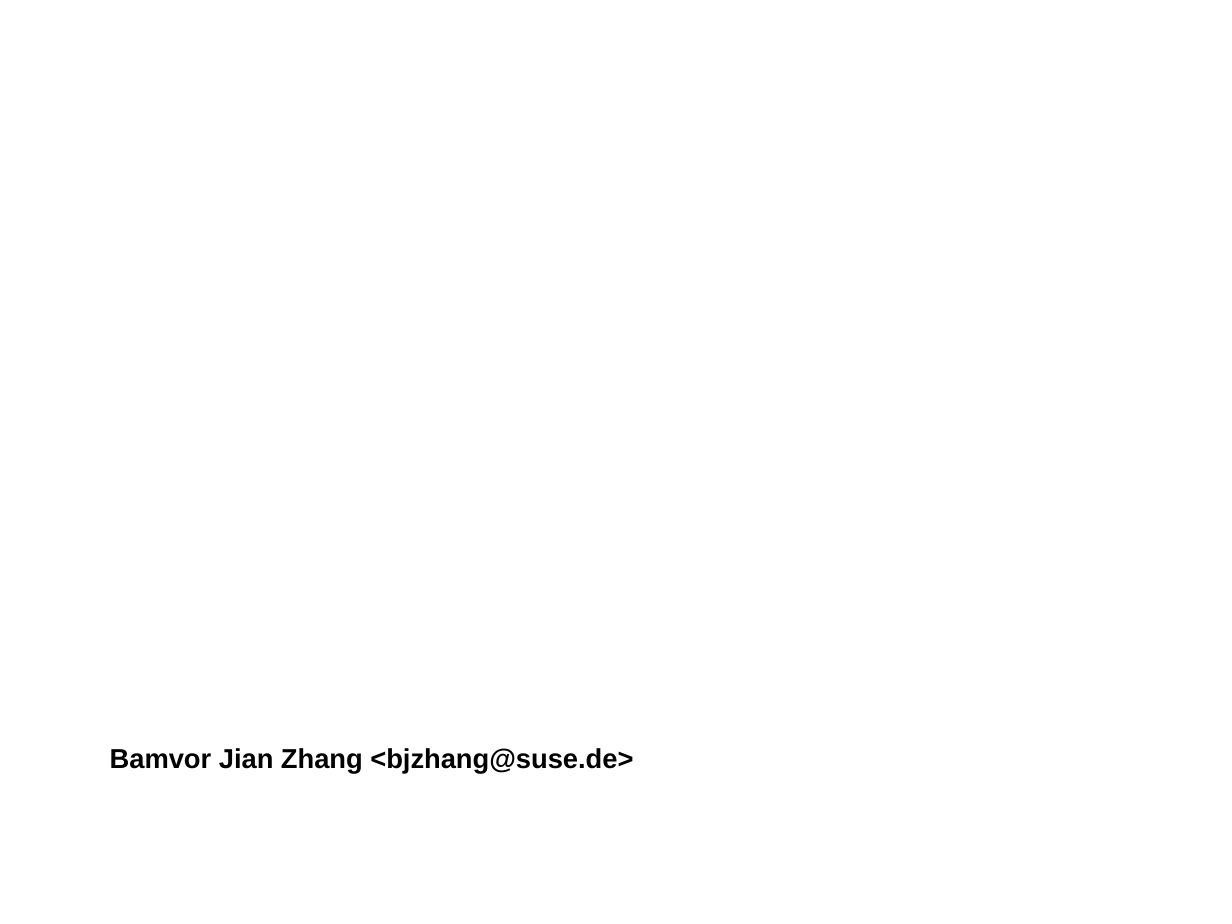
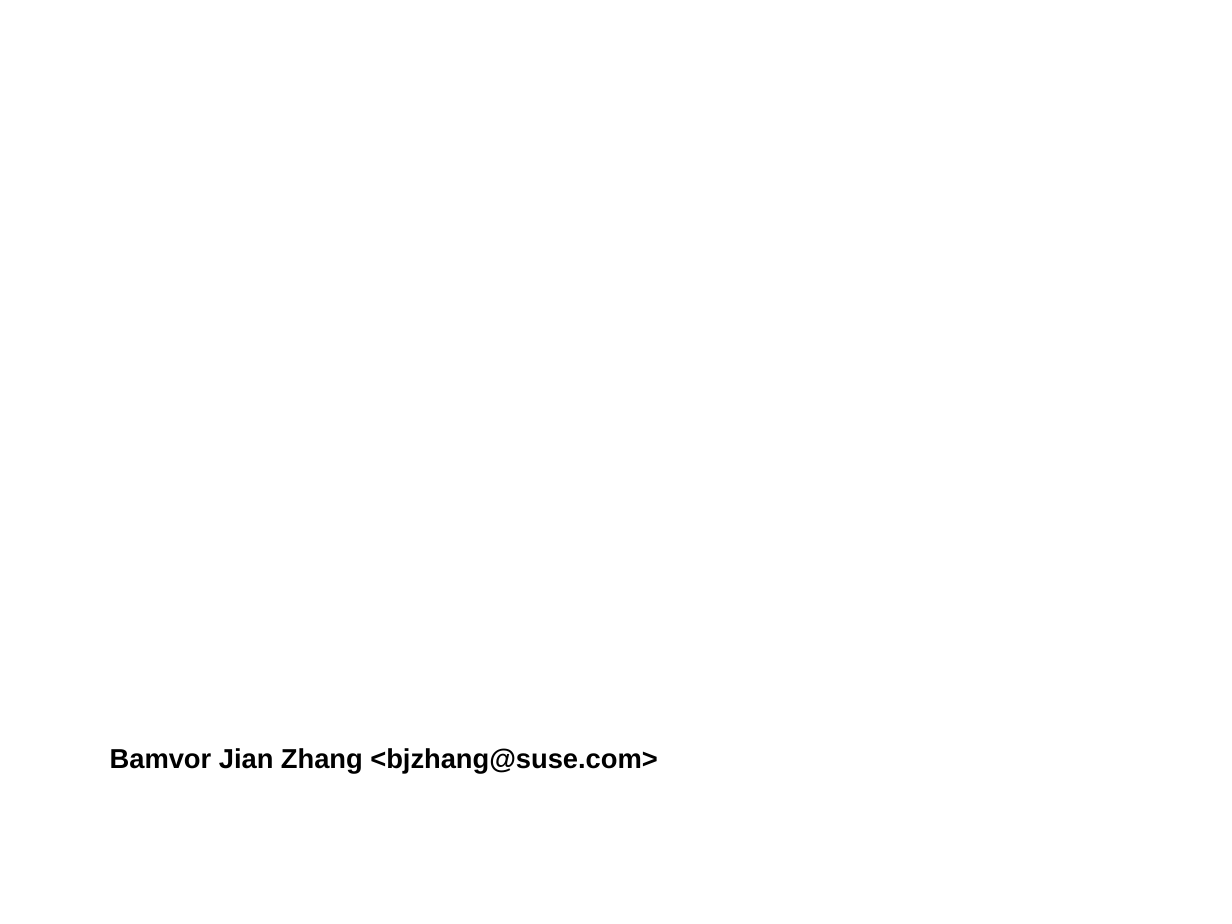
Before and after one commit to bjzhang/open_log, a slide deck: slide 1 of novell/opensuse_arm/opensuse_allwinner_arm.odp. Drawn at 1232x924 pixels with LibreOffice and Linux fonts; fonts in the diff are those of the drawing; background and template pictures are left out. Boxes give left, top, right and bottom in pixels: in the first picture for what was removed or moved away, otherwise in the second. Text is boxed around its words. In the diff, an @@ line names an element or a change of style, - is before the commit and + after.

```diff
--- a/novell/opensuse_arm/opensuse_allwinner_arm.odp
+++ b/novell/opensuse_arm/opensuse_allwinner_arm.odp
@@ subtitle at (110,748,657,774): text changed @@
-Bamvor Jian Zhang <bjzhang@suse.de>
+Bamvor Jian Zhang <bjzhang@suse.com>
```
Also in this commit, not shown: 1 other file.
